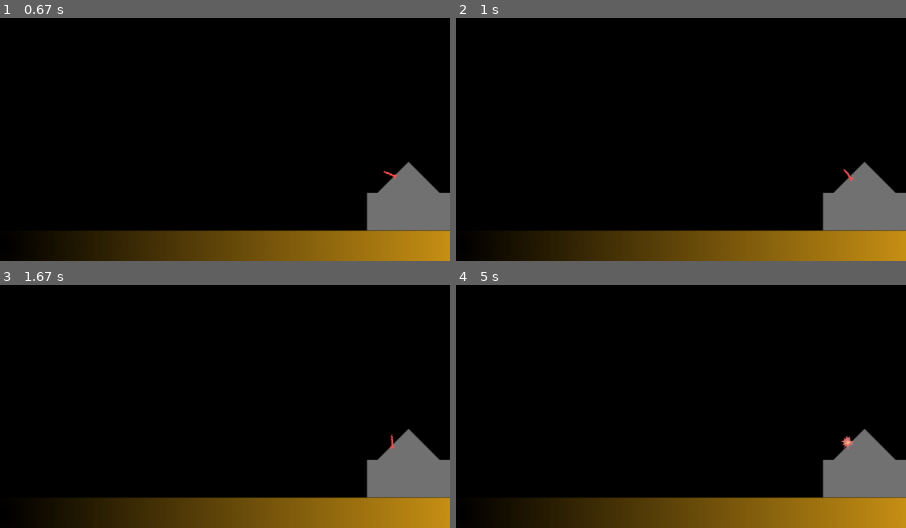
Above: before the commit, frames 1-4 (two rows, left to right).
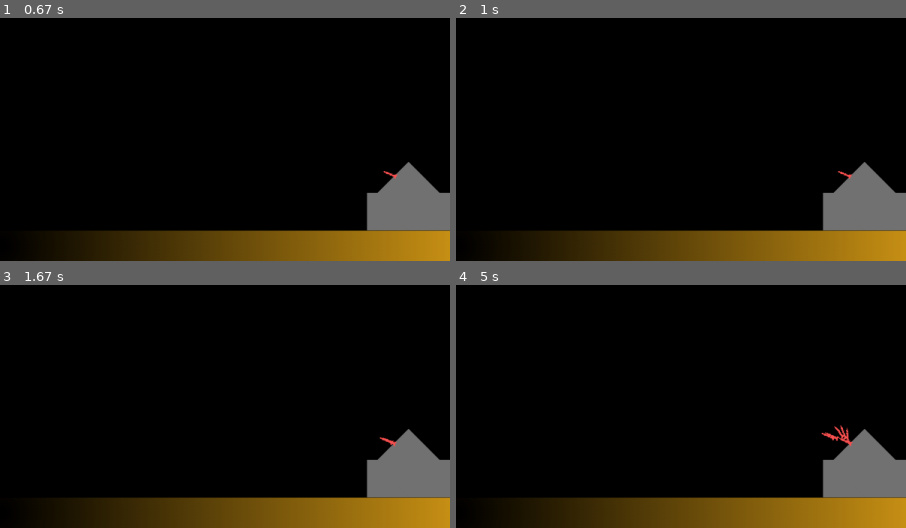
Above: after the commit, the same moments.

Repository: pierrecbrito/game-pygame
Game: pygame game, started from main.py
Same seed, same stepped clock (60 frames per second), same inputs: the game is played once before the commit and once after it.
Inputs (mouse positions are % of the whole screen's width and height, from its top left):
- Up to frame 1 (0.67 s): click (82, 47) at 0.38 s
- Up to frame 2 (1 s): no input
- Up to frame 3 (1.67 s): no input
- Up to frame 4 (5 s): no input
The pictures show only the part of the screen within x 50-100%, y 50-100%; the shares and areas given below are measured in that part.

Frame 1 is identical in both runs. In frame 2, less than 0.1% of the frame differs, in the area x 84-89%, y 62-68%; in frame 3, less than 0.1%; in frame 4, 0.3%, in the area x 81-89%, y 57-68%.

Commit message:
Collision only for enemies

Diff:
--- a/pages/game.py
+++ b/pages/game.py
@@ -23,24 +23,30 @@
         # Load the background image
         self.background = pygame.image.load(path_assets / 'img/background-game.png').convert()
         self.background = pygame.transform.scale(self.background, (1200, 650))
-        self.missiles = pygame.sprite.Group()
+        self.your_missiles = pygame.sprite.Group()
+        self.pc_missiles = pygame.sprite.Group()
         self.targets = pygame.sprite.Group()
         self.all_missiles = []
 
         if self.CurrentState:
             self.send_random_missile()
             self.SEND_MISSILE_EVENT = pygame.USEREVENT + 1
-            pygame.time.set_timer(self.SEND_MISSILE_EVENT, 300)
+            pygame.time.set_timer(self.SEND_MISSILE_EVENT, 800)
             self.font = pygame.font.Font(None, 18)  # Fonte padrão com tamanho 36
 
     def screenUpdate(self):
         if self.CurrentState:
             self.screen.blit(self.background, (0, 0))
-            self.missiles.update()
-            self.missiles.draw(self.screen)
+            self.your_missiles.update()
+            self.your_missiles.draw(self.screen)
+            self.pc_missiles.update()
+            self.pc_missiles.draw(self.screen)
 
-            for missile in self.missiles:
-                missile.check_collision(self.targets, self.missiles)
+            for missile in self.your_missiles:
+                missile.check_collision(self.targets, self.pc_missiles)
+
+            for missile in self.pc_missiles:
+                missile.check_collision(self.targets, self.your_missiles)
 
             your_missiles = 0
             pc_missiles = 0
@@ -86,7 +92,7 @@
                 area_y <= mousepos[1] <= area_y + area_height):
                 self.missiles_counter += 1
                 new_missile = Missile(75, 536, self.to_x1, self.to_y1, self.to_x2, self.to_y2, 15, 0.1, 80, 'You')
-                self.missiles.add(new_missile)
+                self.your_missiles.add(new_missile)
                 self.all_missiles.append(new_missile)
             self.to_x1 = -1
             self.to_y1 = -1
@@ -104,7 +110,7 @@
         to_x2 = 75
         to_y2 = 536
         new_missile = Missile(start_x, start_y, to_x1, to_y1, to_x2, to_y2, 15, 0.10, 80, 'PC')
-        self.missiles.add(new_missile)
+        self.pc_missiles.add(new_missile)
         self.all_missiles.append(new_missile)
 
     def handle_events(self, event):
